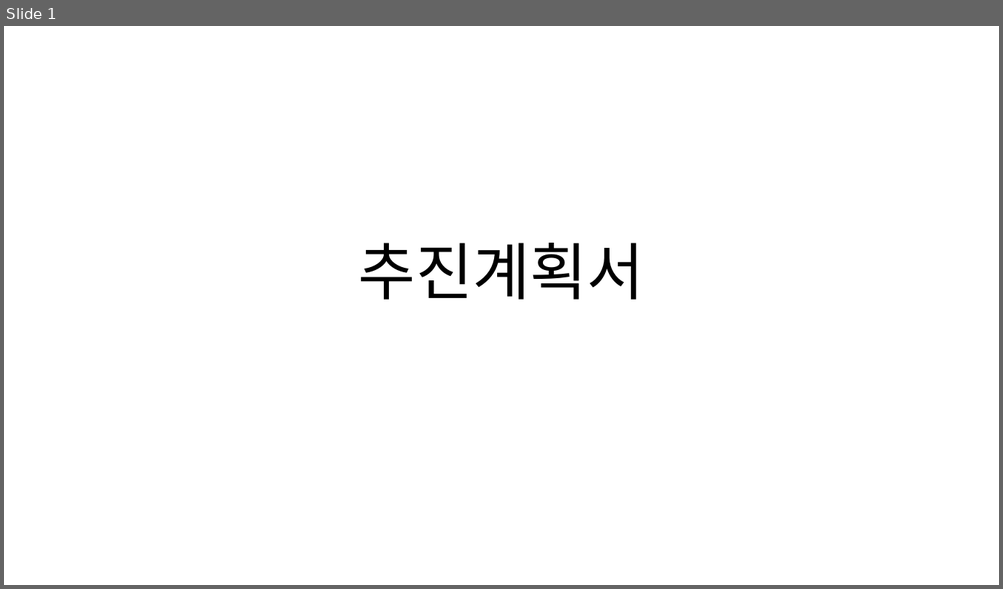
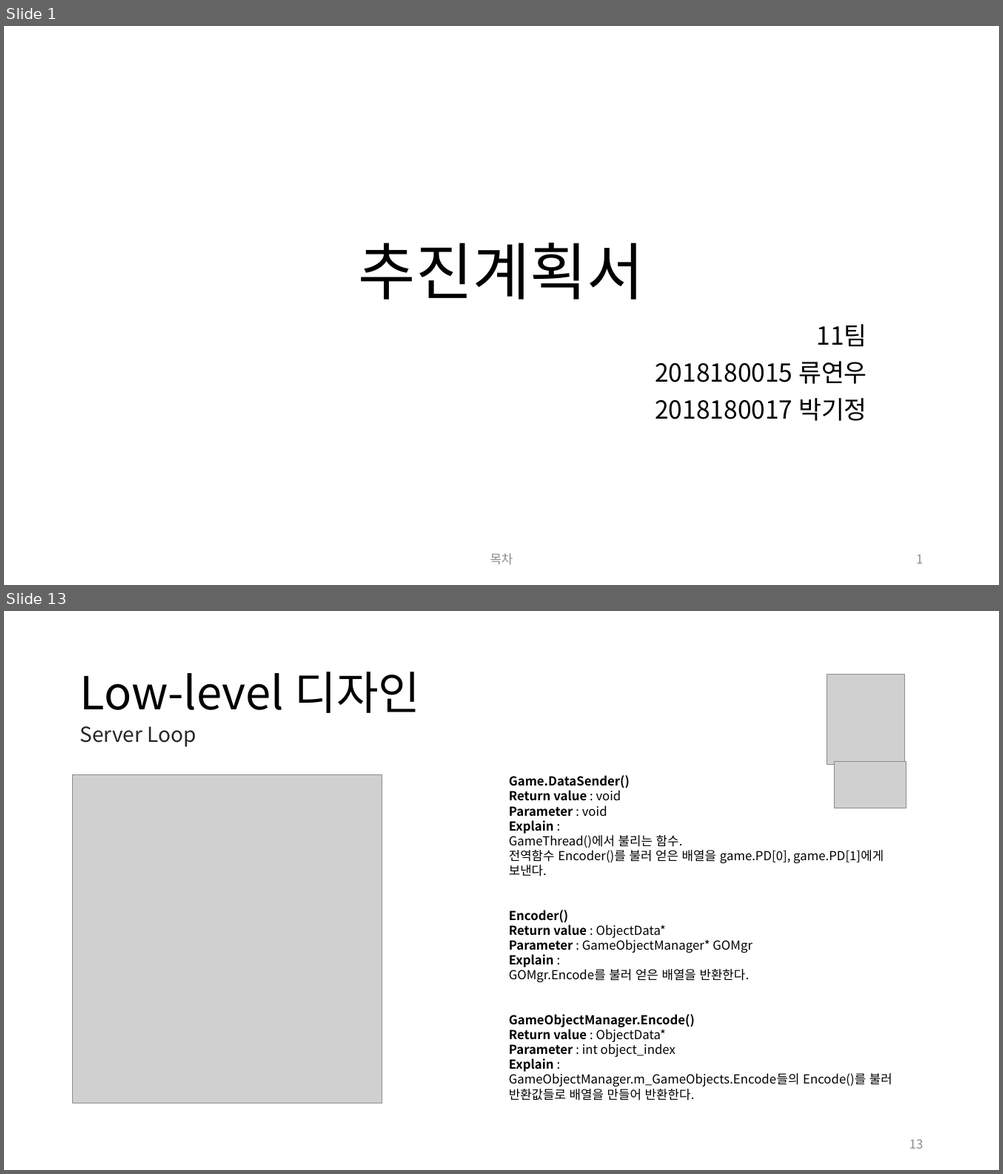
Before and after one commit to andy3790/NGP_Project, a slide deck: Doc/추진 계획서.pptx. Shown one above the other, each under a label of ours: slide 1 before the commit, slides 1 and 13 after it; the slides between them are not shown. The pictures are 1003x589 and 1003x1174 pixels, drawn with LibreOffice and Linux fonts; fonts in the diff are those of the drawing; grey boxes stand for pictures. Boxes give left, top, right and bottom in pixels: in the first picture for what was removed or moved away, otherwise in the second. Text is boxed around its words. In the diff, an @@ line names an element or a change of style, - is before the commit and + after.

```diff
--- a/Doc/추진 계획서.pptx
+++ b/Doc/추진 계획서.pptx
@@ slide 13 added at <box>4,611,999,1170</box>, background #FFFFFF @@
@@ title added at <box>79,672,420,713</box>, 44 pt, text #000000 @@
+Low-level 디자인
@@ picture added at <box>827,675,905,765</box> @@
@@ text added at <box>79,726,196,747</box>, 20 pt, text #262626 @@
+Server Loop
@@ picture added at <box>834,762,905,808</box> @@
@@ picture added at <box>73,775,382,1104</box> @@
@@ text added at <box>509,775,892,1101</box>, 12 pt, text #000000 @@
+Game.DataSender()
+Return value : void
+Parameter : void
+Explain :
+GameThread()에서 불리는 함수.
+전역함수 Encoder()를 불러 얻은 배열을 game.PD[0], game.PD[1]에게 보낸다.
+Encoder()
+Return value : ObjectData*
+Parameter : GameObjectManager* GOMgr
+Explain :
+GOMgr.Encode를 불러 얻은 배열을 반환한다.
+GameObjectManager.Encode()
+Return value : ObjectData*
+Parameter : int object_index
+Explain :
+GameObjectManager.m_GameObjects.Encode들의 Encode()를 불러 반환값들로 배열을 만들어 반환한다.
@@ page number added at <box>909,1139,923,1149</box>, 12 pt, text #8C8C8C @@
+13
@@ slide 1 changed as well @@
@@ subtitle added at <box>654,324,867,421</box>, 24 pt, text #000000 @@
+11팀
+2018180015 류연우
+2018180017 박기정
@@ text added at <box>490,554,513,565</box>, 12 pt, text #8C8C8C @@
+목차
@@ page number added at <box>916,555,922,564</box>, 12 pt, text #8C8C8C @@
+1
```
Also in this commit, not shown: 6 other slides changed, 15 other slides added, 5 slides removed.
